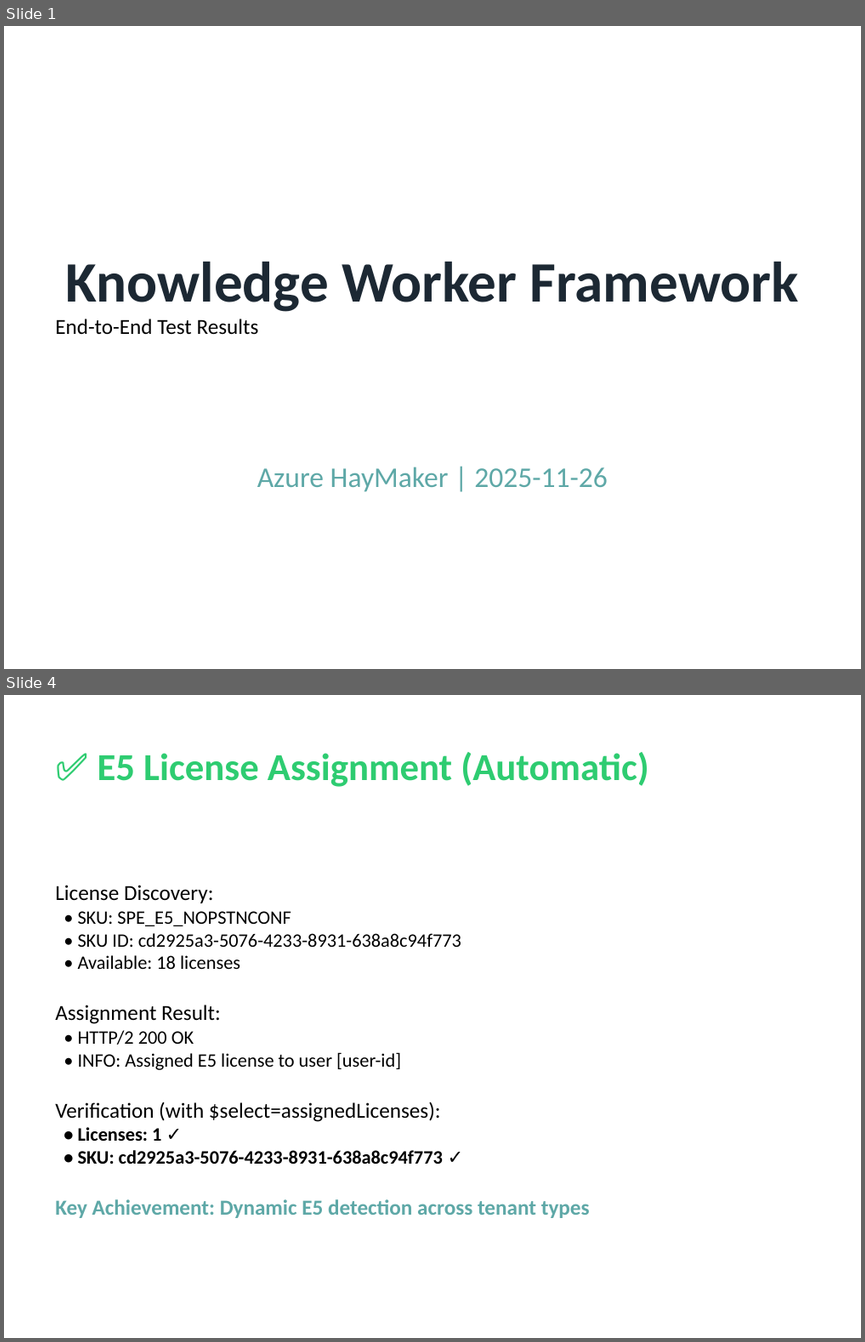
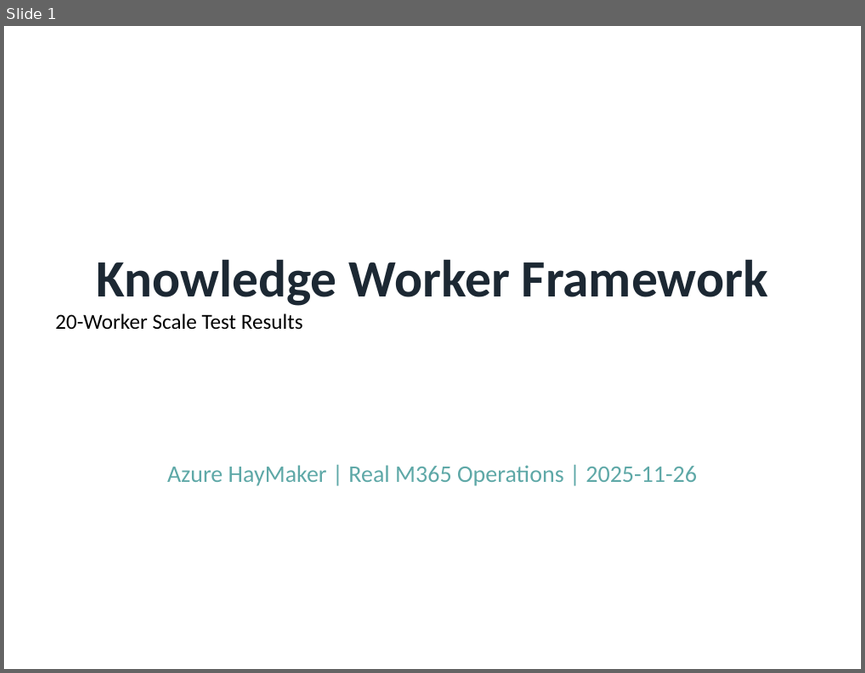
Before and after one commit to rysweet/AzureHayMaker, a slide deck: KnowledgeWorker-E2E-Evidence.pptx. Shown one above the other, each under a label of ours: slides 1 and 4 before the commit, slide 1 after it; the slides between them are not shown. The pictures are 865x1342 and 865x673 pixels, drawn with LibreOffice and Linux fonts; fonts in the diff are those of the drawing. Boxes give left, top, right and bottom in pixels: in the first picture for what was removed or moved away, otherwise in the second. Text is boxed around its words. In the diff, an @@ line names an element or a change of style, - is before the commit and + after.

```diff
--- a/KnowledgeWorker-E2E-Evidence.pptx
+++ b/KnowledgeWorker-E2E-Evidence.pptx
@@ slide 4 removed at [4,695,861,1338], background #FFFFFF @@
@@ text removed at [98,752,648,787] @@
-✅ E5 License Assignment (Automatic)
@@ text removed at [55,885,590,1218] @@
-License Discovery:
-• SKU: SPE_E5_NOPSTNCONF
-• SKU ID: cd2925a3-5076-4233-8931-638a8c94f773
-• Available: 18 licenses
-Assignment Result:
-• HTTP/2 200 OK
-• INFO: Assigned E5 license to user [user-id]
-Verification (with $select=assignedLicenses):
-• Licenses: 1 ✓
-• SKU: cd2925a3-5076-4233-8931-638a8c94f773 ✓
-Key Achievement: Dynamic E5 detection across tenant types
@@ slide 1 changed as well @@
@@ text at [96,259,768,306]: size 48 to 44 pt in "Knowledge Worker Framework" @@
@@ text at [55,313,303,329]: text changed @@
-End-to-End Test Results
+20-Worker Scale Test Results
@@ text at [167,465,697,486]: text changed; size 24 to 20 pt @@
-Azure HayMaker | 2025-11-26
+Azure HayMaker | Real M365 Operations | 2025-11-26
```
Also in this commit, not shown: 1 other slide changed, 6 slides added, 5 other slides removed, 1 other file.
